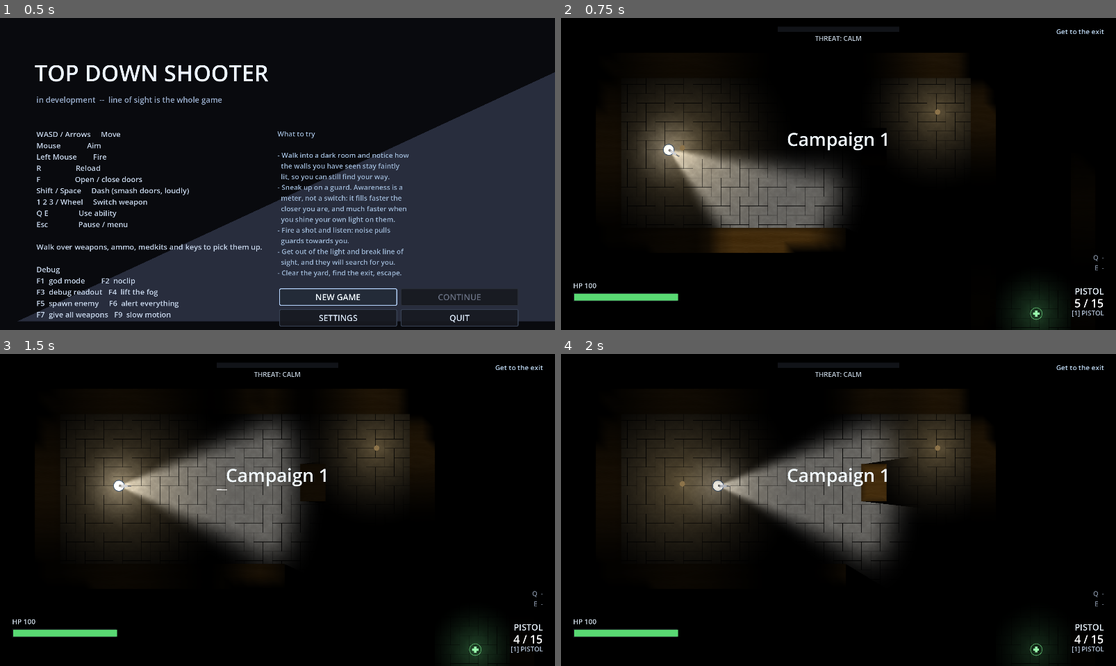
Above: before the commit, frames 1-4 (two rows, left to right).
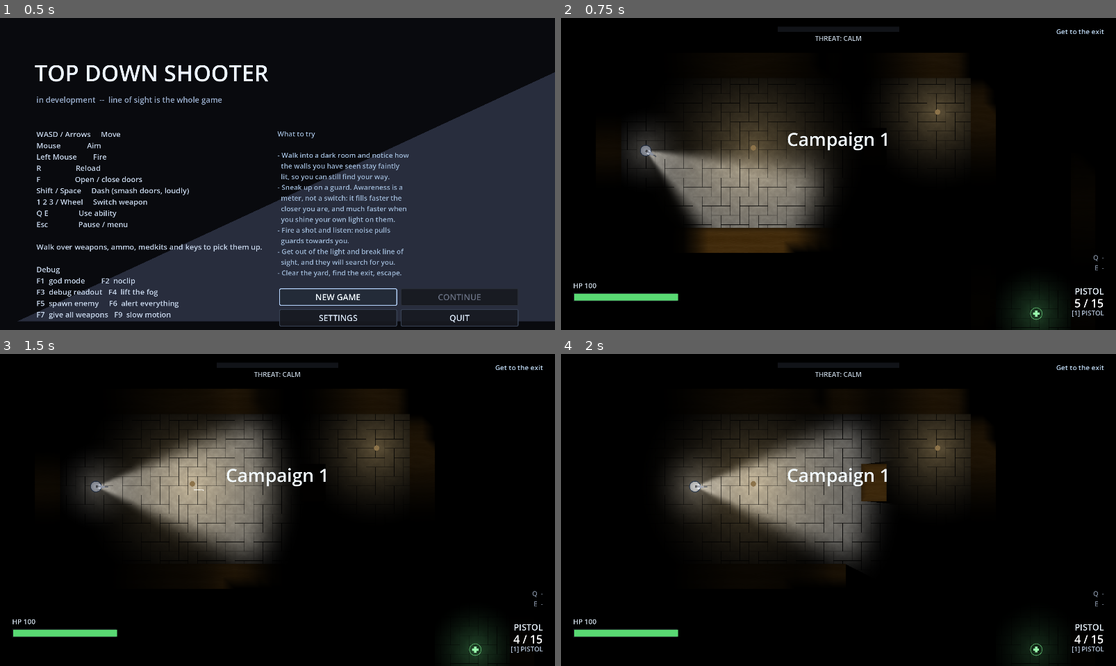
Above: after the commit, the same moments.

Repository: ThunderComplex/irregoulash
Game: Godot game, scene res://src/ui/title_screen.tscn
Two runs of this game, one before a commit and one after it. Both use one fixed random seed, a clock stepped at 60 frames per second and the inputs below.
Inputs (mouse positions are in pixels of both pictures, inside the frame that each line leads up to):
- Up to frame 1 (0.5 s): no input
- Up to frame 2 (0.75 s): click "NEW GAME" at 0.5 s
- Up to frame 3 (1.5 s): tap Enter (ui_accept) at 1.25 s; move the mouse to (399, 494) at 1.27 s; press the mouse at (399, 494) at 1.28 s; hold D (move_right) from 1.28 s (still down)
- Up to frame 4 (2 s): keep holding D (move_right); tap Enter (ui_accept) at 1.52 s; tap F (interact) at 1.55 s

Frame 1 is identical in both runs. In frame 2, 9.8% of the frame differs, in the area x 11-52%, y 21-76%; in frame 3, 12%, in the area x 10-55%, y 11-70%; in frame 4, 12%.

Commit message:
door improvements

Diff:
--- a/dev/probe.gd
+++ b/dev/probe.gd
@@ -862,6 +862,28 @@
 			"teleport": Vector2(918.0, 640.0),
 			"wait": 1.1,
 			"fire_wall_report": true,
+		},
+	],
+	## How doors read in a lit, textured level: looked at, looked away from, and opened. Run
+	## against `src/levels/level_campaign_02.tscn`, whose Door1 is east of the spawn.
+	"door_reveal": [
+		{
+			"god": true,
+			"aim": Vector2(1.0, 0.0),
+			"wait": 1.0,
+			"shot": "door_reveal_01_looking_at",
+		},
+		{
+			"aim": Vector2(-1.0, 0.0),
+			"wait": 0.6,
+			"shot": "door_reveal_02_looking_away",
+		},
+		{
+			"aim": Vector2(1.0, 0.0),
+			"teleport": Vector2(860.0, 661.0),
+			"interact_door": true,
+			"wait": 0.8,
+			"shot": "door_reveal_03_opened",
 		},
 	],
 	## Bake a navmesh at runtime and verify it: that the server knows about it, that
--- a/src/levels/door.gd
+++ b/src/levels/door.gd
@@ -18,6 +18,9 @@
 ## doors have to be passable in the baked mesh or enemies could never path through a doorway.
 
 signal changed()
+
+## How far outside a leaf's face the lighting is read: clear of the leaf's own shadow.
+const REVEAL_PROBE: float = 10.0
 
 enum State {CLOSED, OPEN, BROKEN}
 
@@ -56,6 +59,15 @@
 var _occluder: LightOccluder2D = null
 var _polygon: OccluderPolygon2D = null
 var _tween: Tween = null
+## The level's lighting mask, when it has one (a textured level). A door blocks light with its own
+## occluder, so -- exactly like a wall -- its inside is always in its own shadow and the lighting can
+## never brighten it: a lit door rendered black. With a mask, the art is drawn unshaded and lit from the
+## mask just outside the face the player is looking at, the way walls are.
+var _reveal: RevealMask = null
+var _reveal_cooldown: float = 0.0
+var _panel: Polygon2D = null
+var _edge: Line2D = null
+var _lock_plate: Polygon2D = null
 ## The enemy that opened this door and still intends to shut it behind itself.
 var _closer: Node = null
 ## True while the leaf is between two angles.
@@ -142,7 +154,6 @@
 	FxDirector.spark_burst(global_position, Vector2.UP, 14, Color(0.78, 0.6, 0.38), 190.0, 0.45)
 	FxDirector.flash_light(global_position, Color(0.95, 0.8, 0.5), 0.7, 130.0, 0.18)
 	GameDirector.make_noise(global_position, Tuning.noise_door_smash, by)
-	GameDirector.announce_message("DOOR SMASHED", Color(0.95, 0.85, 0.6))
 	changed.emit()
 	queue_free()
 
@@ -326,19 +337,26 @@
 
 	var panel := Polygon2D.new()
 	panel.name = "Panel"
-	panel.polygon = corners
+	# The long edges have a midpoint each, so the reveal can shade a door lit at one end only.
+	panel.polygon = PackedVector2Array([
+		corners[0], Vector2(size.x * 0.5, -size.y * 0.5), corners[1],
+		corners[2], Vector2(size.x * 0.5, size.y * 0.5), corners[3],
+	])
 	panel.color = Color(0.44, 0.30, 0.34) if locked else Color(0.52, 0.36, 0.22)
 	panel.z_index = Layers.Z_WALL
 	_art.add_child(panel)
-
-	var edge := Line2D.new()
-	edge.name = "Edge"
-	edge.points = Shapes.closed_outline(corners)
-	edge.width = 2.0
-	edge.default_color = Color(0.95, 0.55, 0.6) if locked else Color(0.86, 0.72, 0.5)
-	edge.z_index = Layers.Z_WALL_EDGE
-	_art.add_child(edge)
-
+	_panel = panel
+
+	#var edge := Line2D.new()
+	#edge.name = "Edge"
+	#edge.points = Shapes.closed_outline(corners)
+	#edge.width = 1.0
+	#edge.default_color = Color(0.95, 0.55, 0.6) if locked else Color(0.86, 0.72, 0.5)
+	#edge.z_index = Layers.Z_WALL_EDGE
+	#_art.add_child(edge)
+	#_edge = edge
+
+	_lock_plate = null
 	if locked:
 		var plate := Polygon2D.new()
 		plate.name = "Lock"
@@ -347,7 +365,93 @@
 		plate.position = Vector2(size.x * 0.5, 0.0)
 		plate.color = Color(1.0, 0.78, 0.3)
 		plate.z_index = Layers.Z_WALL_EDGE
-		_leaf.add_child(plate)
+		# Under the art node, so the rebuild on unlock clears it with everything else. It used to hang
+		# off the leaf itself, and an unlocked door kept showing its lock.
+		_art.add_child(plate)
+		_lock_plate = plate
+	_apply_reveal()
+
+
+#region reveal
+
+func _process(delta: float) -> void:
+	if Engine.is_editor_hint():
+		return
+	_reveal_cooldown -= delta
+	if _reveal_cooldown > 0.0:
+		return
+	# The mask's own rate: it only changes ten times a second.
+	_reveal_cooldown = 0.1
+	if _reveal == null or not is_instance_valid(_reveal):
+		_reveal = _find_reveal_mask()
+		if _reveal == null:
+			return
+	_apply_reveal()
+
+
+## The level's mask, found by walking up like `Wall` does. Asked for on a timer rather than once in
+## `_ready`, because the level creates its mask after its children are ready.
+func _find_reveal_mask() -> RevealMask:
+	var node: Node = get_parent()
+	while node != null:
+		if node.has_method("reveal_mask"):
+			return node.call("reveal_mask") as RevealMask
+		node = node.get_parent()
+	return null
+
+
+## Unshaded, so the fog cannot black the door out; its brightness comes from `_apply_reveal` instead.
+func _apply_reveal_materials() -> void:
+	for item: CanvasItem in [_panel, _edge, _lock_plate]:
+		if item != null and is_instance_valid(item):
+			item.material = FxDirector.unshaded_material()
+
+
+## Lights the leaf from the mask, sampled a step outside the long face the player is on: the space you
+## look at a door from is what lights it, as with walls. Read at both ends and the middle and blended
+## across the panel, and in the leaf's own space so it follows the door as it swings.
+func _apply_reveal() -> void:
+	if _reveal == null or not is_instance_valid(_reveal) or _leaf == null or _panel == null:
+		return
+	if _panel.material == null:
+		# A fresh panel (first time, or rebuilt on unlock) still has the default lit material.
+		_apply_reveal_materials()
+	var half: float = size.y * 0.5 + REVEAL_PROBE
+	var side: float = _player_side()
+	var lit := PackedFloat32Array()
+	for x: float in [2.0, size.x * 0.5, size.x - 2.0]:
+		var value: float
+		if side == 0.0:
+			# Nobody to see it from: whichever face is brighter.
+			value = maxf(_reveal.lighting_at(_leaf.to_global(Vector2(x, half))),
+				_reveal.lighting_at(_leaf.to_global(Vector2(x, -half))))
+		else:
+			value = _reveal.lighting_at(_leaf.to_global(Vector2(x, side * half)))
+		lit.append(value * 0.6)
+	# `vertex_colors` replace a polygon's `color` rather than tinting it, so the door's own colour has to
+	# be carried into each one.
+	var base: Color = _panel.color
+	var shade: Array[Color] = []
+	for value: float in lit:
+		shade.append(Color(base.r * value, base.g * value, base.b * value, base.a))
+	# Same order as the panel's polygon: three along the top edge, then three back along the bottom.
+	_panel.vertex_colors = PackedColorArray([shade[0], shade[1], shade[2], shade[2], shade[1], shade[0]])
+	var average: float = (lit[0] + lit[1] + lit[2]) / 3.0
+	if _edge != null:
+		_edge.self_modulate = Color(average, average, average)
+	if _lock_plate != null and is_instance_valid(_lock_plate):
+		_lock_plate.self_modulate = Color(average, average, average)
+
+
+## Which long face of the leaf the player is on, in the leaf's space: 1 for +y, -1 for -y, 0 with no
+## player.
+func _player_side() -> float:
+	var player: Player = GameDirector.valid_player()
+	if player == null:
+		return 0.0
+	return 1.0 if _leaf.to_local(player.global_position).y >= 0.0 else -1.0
+
+#endregion
 
 
 func _hinge(trans: Tween.TransitionType, angle: float) -> void:
--- a/src/levels/exit_zone.gd
+++ b/src/levels/exit_zone.gd
@@ -148,25 +148,11 @@
 
 	GameDirector.notify_level_cleared()
 	var target: PackedScene = next_level
-	if target == null:
-		target = level_next_level()
 	if target != null:
 		GameDirector.load_level(target.resource_path)
 	else:
 		GameDirector.announce_message("No next level set", Color(1.0, 0.5, 0.4))
 		GameDirector.notify_win()
-
-
-## The owning level's own `next_level`, used when this exit has none of its own, so a
-## level with several exits only needs the destination set once.
-func level_next_level() -> PackedScene:
-	var node: Node = get_parent()
-	while node != null:
-		if node.has_method("level_bounds"):
-			var fallback: Variant = node.get("next_level")
-			return fallback as PackedScene
-		node = node.get_parent()
-	return null
 
 
 #region editor gizmo
@@ -193,8 +179,6 @@
 		return "FINAL EXIT: WINS THE RUN"
 	var target: PackedScene = next_level
 	if target == null:
-		target = level_next_level()
-	if target == null:
 		return "NO NEXT LEVEL SET"
 	var path: String = target.resource_path
 	if path.is_empty():
--- a/src/levels/level.gd
+++ b/src/levels/level.gd
@@ -31,9 +31,6 @@
 
 @export var level_title: String = "LEVEL"
 @export var objective: String = "Find the way out."
-## Where this level's non-final exits lead. An exit with no `next_level` of its own
-## falls back to this, so a level with several exits only needs it set once here.
-@export var next_level: PackedScene
 @export var start_weapons: Array[String] = ["pistol"]
 @export var starting_ammo_bonus: int = 0
 
--- a/src/levels/level_campaign_01.tscn
+++ b/src/levels/level_campaign_01.tscn
@@ -2,6 +2,7 @@
 
 [ext_resource type="Script" uid="uid://cm18cddlcskw1" path="res://src/levels/level.gd" id="1_level"]
 [ext_resource type="Shader" uid="uid://pygep2sn14nj" path="res://src/levels/surface.gdshader" id="2_awj53"]
+[ext_resource type="PackedScene" uid="uid://bdsl36775kqdd" path="res://src/levels/level_campaign_02.tscn" id="2_un6eu"]
 [ext_resource type="PackedScene" path="res://src/levels/wall.tscn" id="2_wall"]
 [ext_resource type="PackedScene" uid="uid://ua2oydxot8u7" path="res://src/levels/lamp.tscn" id="3_lamp"]
 [ext_resource type="Texture2D" uid="uid://dou0h35xqtyhd" path="res://assets/textures/floor_1.png" id="3_un6eu"]
@@ -139,16 +140,18 @@
 position = Vector2(1824, 352)
 
 [node name="PlayerSpawn" type="Marker2D" parent="." unique_id=261603681]
-position = Vector2(250, 312)
+position = Vector2(191, 314)
 
 [node name="Lamps" type="Node2D" parent="." unique_id=1810258779]
+metadata/_edit_lock_ = true
+metadata/_edit_group_ = true
 
 [node name="Lamp0" parent="Lamps" unique_id=1065493755 instance=ExtResource("3_lamp")]
 position = Vector2(939, 215)
 radius = 210.0
 
 [node name="Lamp4" parent="Lamps" unique_id=1901478582 instance=ExtResource("3_lamp")]
-position = Vector2(285, 307)
+position = Vector2(467, 307)
 radius = 300.0
 
 [node name="Lamp1" parent="Lamps" unique_id=1353851989 instance=ExtResource("3_lamp")]
@@ -195,17 +198,11 @@
 weapon_id = "pistol"
 amount = 15
 
-[node name="Pickup1" parent="Pickups" unique_id=538610333 instance=ExtResource("5_pickup")]
-position = Vector2(2276, 930)
-kind = "ability"
-weapon_id = "pistol"
-amount = 10
-
 [node name="Exit0" parent="." unique_id=1298354064 instance=ExtResource("6_exit")]
 position = Vector2(1976, 488)
-is_final = true
+next_level = ExtResource("2_un6eu")
 
 [node name="Nav" type="NavigationRegion2D" parent="." unique_id=1800606963]
 visible = false
-navigation_polygon = SubResource("NavigationPolygon_lxqdr")
-metadata/navmesh_hash = 344405155
+navigation_polygon = SubResource("NavigationPolygon_un6eu")
+metadata/navmesh_hash = 921544849
--- /dev/null
+++ b/src/levels/level_campaign_02.tscn
@@ -0,0 +1,129 @@
+[gd_scene format=3 uid="uid://bdsl36775kqdd"]
+
+[ext_resource type="Script" uid="uid://cm18cddlcskw1" path="res://src/levels/level.gd" id="1_0jsvj"]
+[ext_resource type="Shader" uid="uid://pygep2sn14nj" path="res://src/levels/surface.gdshader" id="2_bvryq"]
+[ext_resource type="Texture2D" uid="uid://dou0h35xqtyhd" path="res://assets/textures/floor_1.png" id="3_bnbio"]
+[ext_resource type="PackedScene" path="res://src/levels/wall.tscn" id="4_bbfix"]
+[ext_resource type="Script" uid="uid://42vdeppvwt1a" path="res://src/levels/wall.gd" id="5_bvryq"]
+[ext_resource type="PackedScene" uid="uid://ua2oydxot8u7" path="res://src/levels/lamp.tscn" id="6_32ptk"]
+[ext_resource type="PackedScene" path="res://src/items/pickup.tscn" id="8_cr2ci"]
+[ext_resource type="PackedScene" path="res://src/levels/door.tscn" id="9_bnbio"]
+[ext_resource type="PackedScene" path="res://src/levels/exit_zone.tscn" id="9_nfir1"]
+[ext_resource type="Script" uid="uid://bwyqmbm64vyms" path="res://src/levels/door.gd" id="10_bbfix"]
+
+[sub_resource type="ShaderMaterial" id="ShaderMaterial_bvryq"]
+shader = ExtResource("2_bvryq")
+shader_parameter/albedo = ExtResource("3_bnbio")
+shader_parameter/tile_world = Vector2(96, 96)
+shader_parameter/tint = Color(0.5, 0.5, 0.5, 1)
+shader_parameter/breakup_amount = 0.0
+shader_parameter/breakup_scale = 0.0
+shader_parameter/breakup_mask_scale = 6.0
+shader_parameter/size_world = Vector2(5774.8643, 5197.8643)
+shader_parameter/rim_width = 0.0
+shader_parameter/rim_boost = 0.0
+shader_parameter/rim_ao_width = 0.0
+shader_parameter/rim_ao_strength = 0.0
+shader_parameter/base_band = 0.0
+shader_parameter/base_strength = 0.0
+
+[sub_resource type="NavigationPolygon" id="NavigationPolygon_lxqdr"]
+vertices = PackedVector2Array(2446, -14, 2446, 1294, 2386, 1234, 2386, 46, -14, 1294, 622, 1234, -14, -14, 46, 46, 46, 594, 622, 594, 826, 370, 826, 238, 1006, 146, 1006, 914, 146, 146, 726, 238, 722, 494, 146, 494, 726, 370, 1262, 302, 1262, 814, 1106, 814, 1106, 146, 1614, 146, 1362, 302, 1614, 914, 1362, 914, 1714, 914, 1714, 146, 2286, 146, 2286, 1134, 722, 1134)
+polygons = Array[PackedInt32Array]([PackedInt32Array(0, 1, 2, 3), PackedInt32Array(2, 1, 4, 5), PackedInt32Array(6, 0, 3, 7), PackedInt32Array(4, 6, 7, 8), PackedInt32Array(5, 4, 8, 9), PackedInt32Array(10, 11, 12, 13), PackedInt32Array(14, 12, 11, 15), PackedInt32Array(16, 17, 14, 15, 18), PackedInt32Array(19, 20, 21, 22), PackedInt32Array(19, 22, 23, 24), PackedInt32Array(24, 23, 25, 26), PackedInt32Array(27, 28, 29, 30), PackedInt32Array(27, 30, 31, 25), PackedInt32Array(26, 25, 31), PackedInt32Array(13, 26, 31), PackedInt32Array(10, 13, 31, 16, 18)])
+outlines = Array[PackedVector2Array]([PackedVector2Array(-32, -32, 2464, -32, 2464, 1312, -32, 1312)])
+parsed_geometry_type = 1
+source_geometry_mode = 1
+source_geometry_group_name = &"wall"
+agent_radius = 18.0
+
+[node name="LevelCampaign1" type="Node2D" unique_id=60981112]
+script = ExtResource("1_0jsvj")
+level_title = "Campaign 2"
+objective = "Get to the exit"
+bounds_rect = Rect2(-900, -600, 2000, 2000)
+wall_surface_id = "wood"
+floor_surface_id = "stone_tile_floor"
+
+[node name="Floor" type="Polygon2D" parent="." unique_id=630261222]
+z_index = -20
+material = SubResource("ShaderMaterial_bvryq")
+position = Vector2(1111.0001, 919.5001)
+color = Color(0.5, 0.5, 0.5, 1)
+polygon = PackedVector2Array(-2887.4321, -2598.9321, 2887.4321, -2598.9321, 2887.4321, 2598.9321, -2887.4321, 2598.9321)
+metadata/_edit_lock_ = true
+
+[node name="Walls" type="Node2D" parent="." unique_id=325946596]
+
+[node name="DrawnWall1" type="StaticBody2D" parent="Walls" unique_id=2054061422 instance=ExtResource("4_bbfix")]
+position = Vector2(919, 529.5)
+collision_mask = 0
+script = ExtResource("5_bvryq")
+size = Vector2(16, 163)
+
+[node name="DrawnWall2" type="StaticBody2D" parent="Walls" unique_id=1744525778 instance=ExtResource("4_bbfix")]
+position = Vector2(919, 791)
+collision_mask = 0
+script = ExtResource("5_bvryq")
+size = Vector2(16, 160)
+
+[node name="DrawnWall3" parent="Walls" unique_id=1874984228 instance=ExtResource("4_bbfix")]
+position = Vector2(919, 1051)
+size = Vector2(16, 160)
+
+[node name="DrawnWall4" parent="Walls" unique_id=833653594 instance=ExtResource("4_bbfix")]
+position = Vector2(919, 1311)
+size = Vector2(16, 160)
+
+[node name="DrawnWall5" type="StaticBody2D" parent="Walls" unique_id=194971828 instance=ExtResource("4_bbfix")]
+position = Vector2(1119, 464)
+collision_mask = 0
+script = ExtResource("5_bvryq")
+size = Vector2(384, 32)
+
+[node name="Routes" type="Node2D" parent="." unique_id=1220520183]
+
+[node name="PlayerSpawn" type="Marker2D" parent="." unique_id=261603681]
+position = Vector2(736, 666)
+
+[node name="Lamps" type="Node2D" parent="." unique_id=1810258779]
+
+[node name="Lamp0" parent="Lamps" unique_id=1065493755 instance=ExtResource("6_32ptk")]
+position = Vector2(824, 674)
+radius = 210.0
+
+[node name="Enemies" type="Node2D" parent="." unique_id=1203562756]
+
+[node name="Pickups" type="Node2D" parent="." unique_id=330227706]
+
+[node name="Pickup0" parent="Pickups" unique_id=134755550 instance=ExtResource("8_cr2ci")]
+position = Vector2(1261, 157)
+kind = "health"
+weapon_id = "pistol"
+amount = 15
+
+[node name="Exit0" parent="." unique_id=1298354064 instance=ExtResource("9_nfir1")]
+position = Vector2(1485, 129)
+is_final = true
+
+[node name="Nav" type="NavigationRegion2D" parent="." unique_id=1800606963]
+visible = false
+navigation_polygon = SubResource("NavigationPolygon_lxqdr")
+metadata/navmesh_hash = 344405155
+
+[node name="Doors" type="Node2D" parent="." unique_id=789437148]
+
+[node name="Door1" type="Node2D" parent="Doors" unique_id=361717743 instance=ExtResource("9_bnbio")]
+position = Vector2(927, 662)
+rotation = -1.5707964
+script = ExtResource("10_bbfix")
+size = Vector2(96, 16)
+
+[node name="Door2" parent="Doors" unique_id=1318139810 instance=ExtResource("9_bnbio")]
+position = Vector2(927, 921)
+rotation = -1.5707964
+size = Vector2(96, 16)
+
+[node name="Door3" parent="Doors" unique_id=162114328 instance=ExtResource("9_bnbio")]
+position = Vector2(927, 1181)
+rotation = -1.5707964
+size = Vector2(96, 16)
--- a/src/levels/reveal_mask.gd
+++ b/src/levels/reveal_mask.gd
@@ -35,6 +35,10 @@
 signal sampled()
 
 var texture: Texture2D = null
+## The last read-back on the CPU, for anything that looks the lighting up per point (wall outlines,
+## doors). Kept rather than fetched from `texture` on demand: that would be another GPU read-back each
+## time.
+var image: Image = null
 ## The world-space rectangle the mask covers, which is what turns a world position into a texel.
 var world_rect: Rect2 = Rect2()
 
@@ -137,18 +141,32 @@
 	var rendered: Texture2D = _viewport.get_texture()
 	if rendered == null:
 		return
-	var image: Image = rendered.get_image()
-	if image == null or image.is_empty():
+	var grabbed: Image = rendered.get_image()
+	if grabbed == null or grabbed.is_empty():
 		return
+	image = grabbed
 	if _image_texture == null:
-		_image_texture = ImageTexture.create_from_image(image)
+		_image_texture = ImageTexture.create_from_image(grabbed)
 		texture = _image_texture
 		first_sample.emit()
 	else:
-		_image_texture.update(image)
+		_image_texture.update(grabbed)
 	# Decoration is drawn on the CPU and reads the mask directly, so it has to be told when the mask moves.
 	sampled.emit()
 
 
+## How lit `point` is, 0..1, from the last read-back. 1 before the first sample (nothing should go
+## black just because the mask has not been photographed yet), 0 outside the mask.
+func lighting_at(point: Vector2) -> float:
+	if image == null or world_rect.size.x <= 0.0 or world_rect.size.y <= 0.0:
+		return 1.0
+	var uv: Vector2 = (point - world_rect.position) / world_rect.size
+	if uv.x < 0.0 or uv.y < 0.0 or uv.x > 1.0 or uv.y > 1.0:
+		return 0.0
+	var x: int = clampi(int(uv.x * float(image.get_width())), 0, image.get_width() - 1)
+	var y: int = clampi(int(uv.y * float(image.get_height())), 0, image.get_height() - 1)
+	return image.get_pixel(x, y).r
+
+
 func is_ready() -> bool:
 	return texture != null and world_rect.size.x > 0.0 and world_rect.size.y > 0.0
--- a/src/levels/wall_decor.gd
+++ b/src/levels/wall_decor.gd
@@ -173,7 +173,8 @@
 	if _style == null or not _style.is_textured():
 		mesh = null
 		return
-	_reveal_image = _reveal.texture.get_image() if _reveal != null and _reveal.texture != null else null
+	# The mask's own copy: `texture.get_image()` would be a second GPU read-back every refresh.
+	_reveal_image = _reveal.image if _reveal != null else null
 	var surface := SurfaceTool.new()
 	surface.begin(Mesh.PRIMITIVE_TRIANGLES)
 	for entry: Dictionary in _outlines:
Not shown: 3 places in src/levels/level_campaign_01.tscn that only renumber resources
